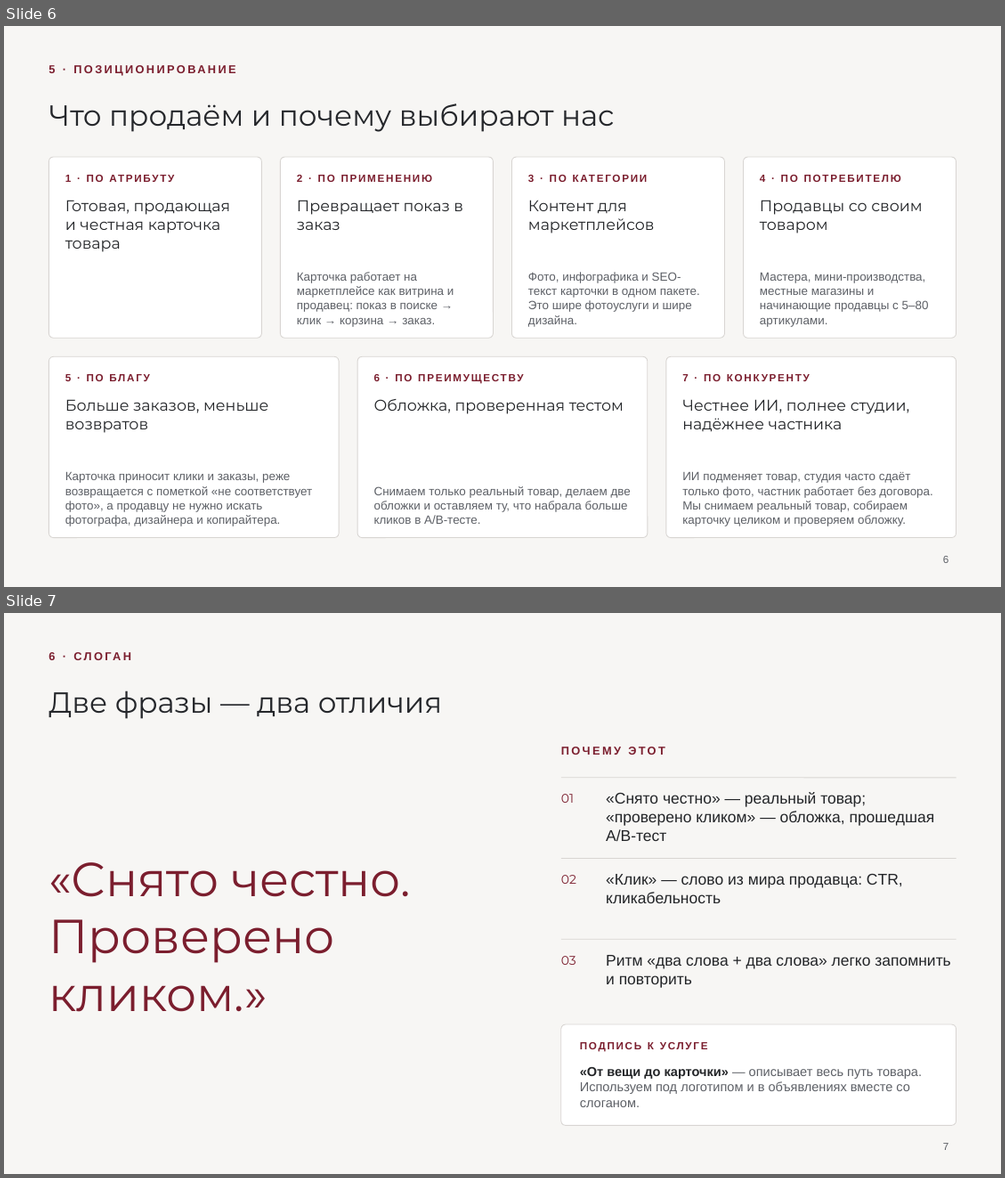
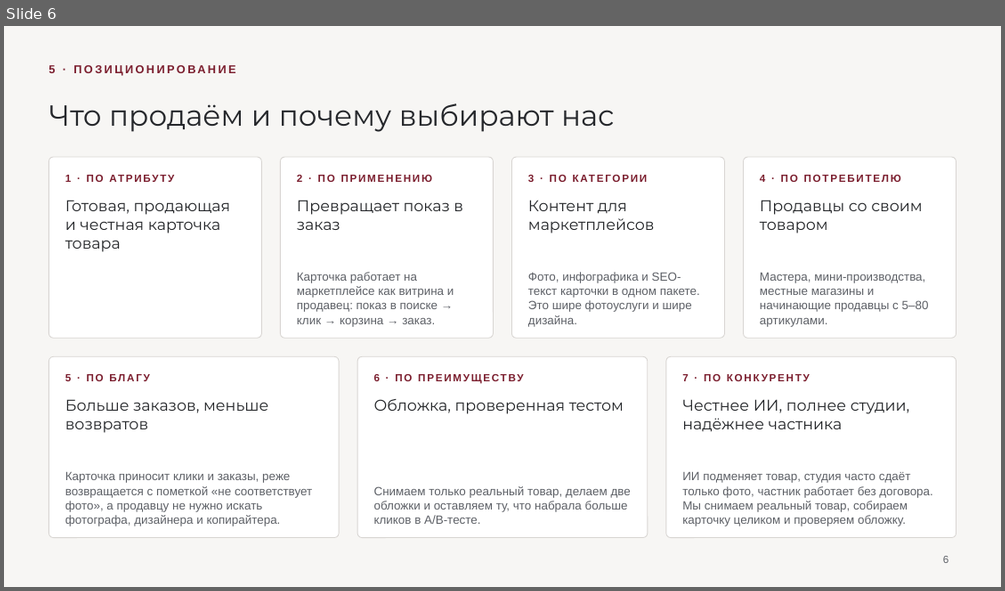
Before and after one commit to frnjuo/brand-photo-studio-, a slide deck: Фотокорпус (редактируемая).pptx. Shown one above the other, each under a label of ours: slides 6 and 7 before the commit, slide 6 after it. The pictures are 1005x1178 and 1005x591 pixels, drawn with LibreOffice and Linux fonts; fonts in the diff are those of the drawing. Boxes give left, top, right and bottom in pixels: in the first picture for what was removed or moved away, otherwise in the second. Text is boxed around its words. In the diff, an @@ line names an element or a change of style, - is before the commit and + after.

```diff
--- a/Фотокорпус (редактируемая).pptx
+++ b/Фотокорпус (редактируемая).pptx
@@ slide 7 removed at (4, 613, 1001, 1174), background #F7F6F4 @@
@@ text removed at (48, 652, 55, 660) @@
-6 · СЛОГАН
@@ title removed at (48, 690, 442, 719) @@
-Две фразы — два отличия
@@ text removed at (561, 747, 665, 755) @@
-ПОЧЕМУ ЭТОТ
@@ line removed from (561, 778) to (956, 778) @@
@@ text removed at (561, 794, 574, 803) @@
-01
@@ text removed at (606, 792, 935, 841) @@
-«Снято честно» — реальный товар; «проверено кликом» — обложка, прошедшая A/B-тест
@@ text removed at (48, 862, 410, 1012) @@
-«Снято честно. Проверено кликом.»
@@ line removed from (561, 859) to (956, 859) @@
@@ text removed at (561, 875, 576, 884) @@
-02
@@ text removed at (606, 873, 903, 903) @@
-«Клик» — слово из мира продавца: CTR, кликабельность
@@ line removed from (561, 939) to (956, 939) @@
@@ text removed at (561, 956, 576, 965) @@
-03
@@ text removed at (606, 955, 950, 988) @@
-Ритм «два слова + два слова» легко запомнить и повторить
@@ rounded rectangle removed at (561, 1024, 956, 1126) @@
@@ text removed at (580, 1041, 708, 1052) @@
-ПОДПИСЬ К УСЛУГЕ
@@ text removed at (580, 1067, 922, 1107) @@
-«От вещи до карточки» — описывает весь путь товара. Используем под логотипом и в объявлениях вместе со слоганом.
@@ page number removed at (943, 1143, 948, 1150) @@
-7
```
Also in this commit, not shown: 1 slide added, 3 other files.
